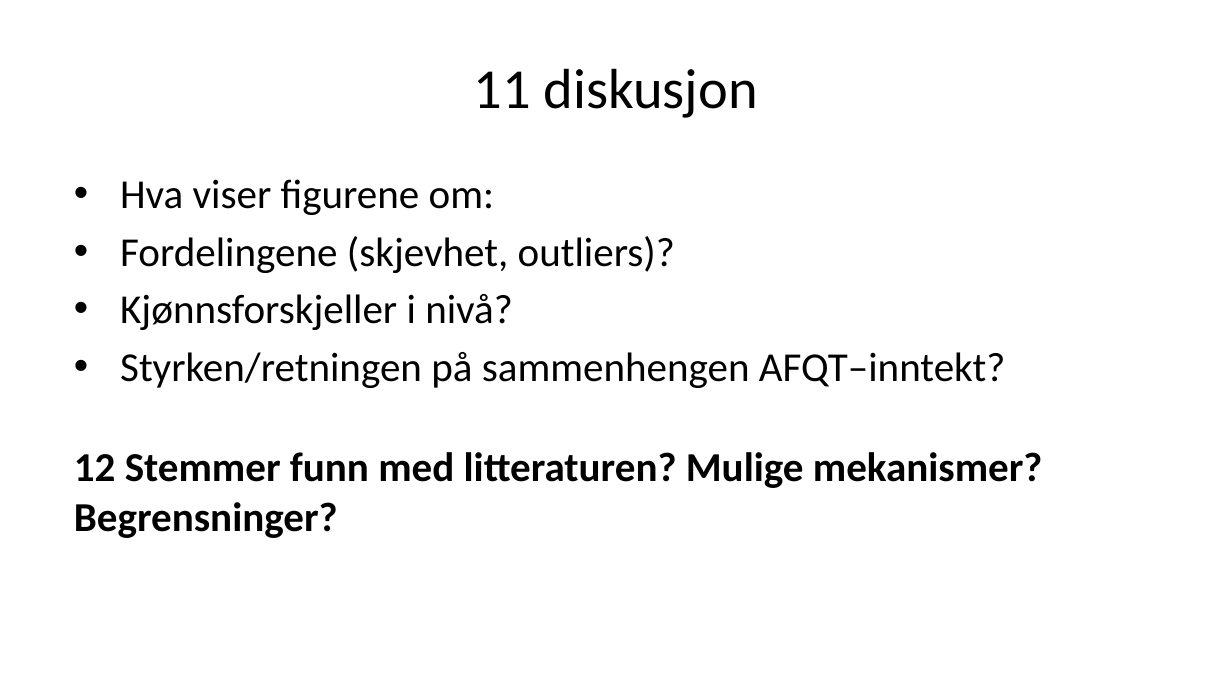
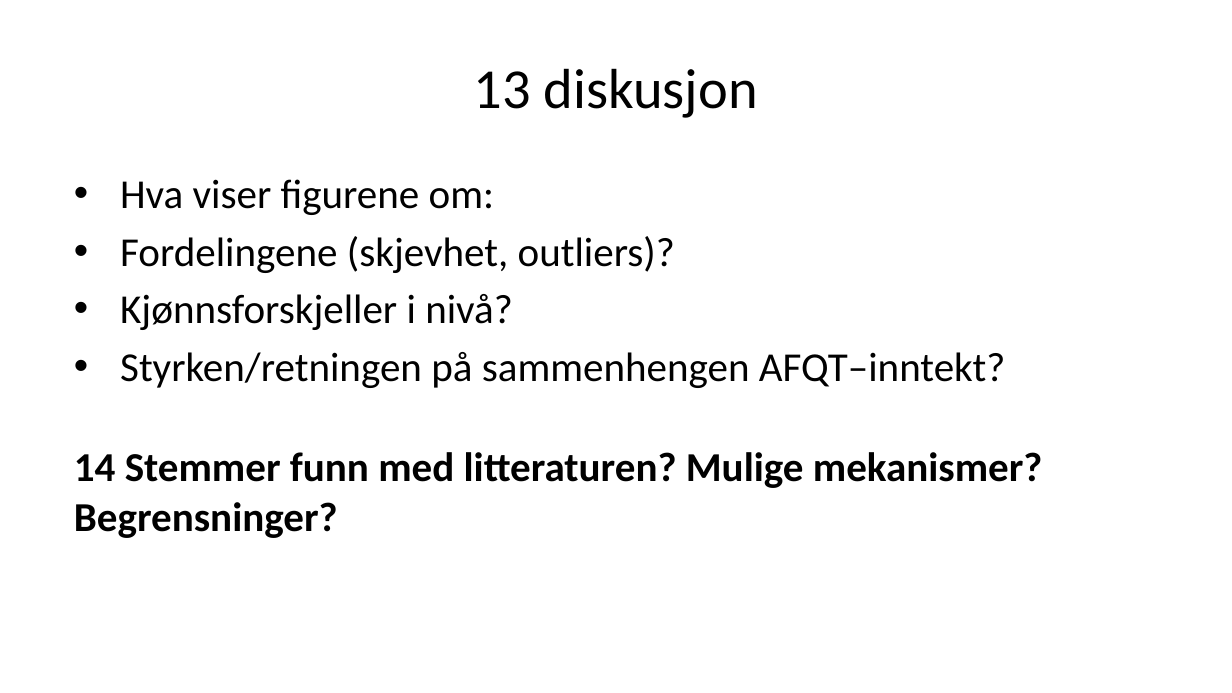
Before and after one commit to H-Vika/MSB105-Assign-2, a slide deck: slide 16 of MSB105 assign 2 presentasjon.pptx. Drawn at 1232x693 pixels with LibreOffice and Linux fonts; fonts in the diff are those of the drawing. Boxes give left, top, right and bottom in pixels: in the first picture for what was removed or moved away, otherwise in the second. Text is boxed around its words. In the diff, an @@ line names an element or a change of style, - is before the commit and + after.

```diff
--- a/MSB105 assign 2 presentasjon.pptx
+++ b/MSB105 assign 2 presentasjon.pptx
@@ title at [474,68,758,118]: text changed @@
-11 diskusjon
+13 diskusjon
@@ text at [74,452,1043,538]: text changed @@
-12 Stemmer funn med litteraturen? Mulige mekanismer? Begrensninger?
+14 Stemmer funn med litteraturen? Mulige mekanismer? Begrensninger?
```
Also in this commit, not shown: 5 other slides changed, 2 slides added, 2 slides removed, 2 other files.
